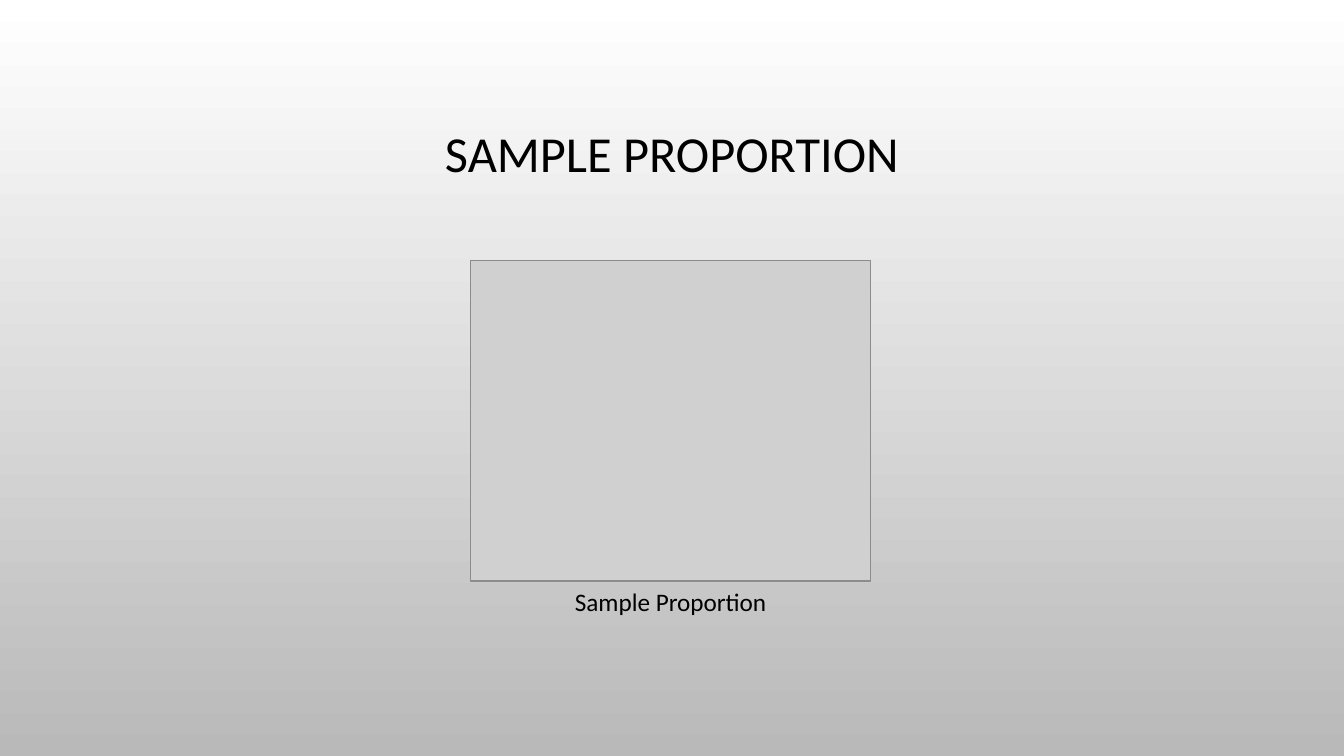
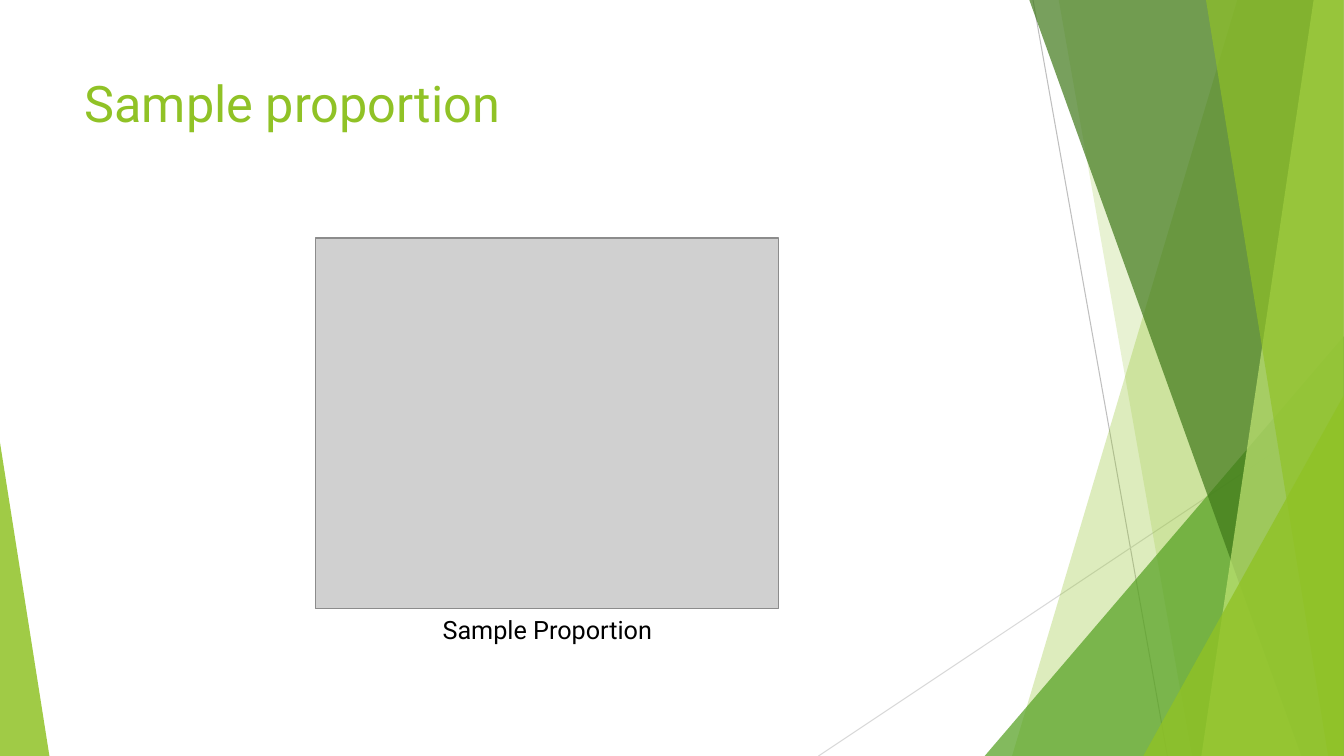
Before and after one commit to himalayahall/CUNY-DATA606, a slide deck: slide 6 of Project/Hakim-Project.pptx. Drawn at 1344x756 pixels with LibreOffice and Linux fonts; fonts in the diff are those of the drawing; grey boxes stand for pictures; background and template pictures are left out. Boxes give left, top, right and bottom in pixels: in the first picture for what was removed or moved away, otherwise in the second. Text is boxed around its words. In the diff, an @@ line names an element or a change of style, - is before the commit and + after.

```diff
--- a/Project/Hakim-Project.pptx
+++ b/Project/Hakim-Project.pptx
@@ background picture (left out) to #FFFFFF @@
@@ title "Sample proportion" at [85,84,500,133]: vertical alignment middle to top @@
@@ title at [85,84,500,133]: text changed; font Calibri to Roboto; text colour #000000 to #90C226 @@
-SAMPLE PROPORTION
+Sample proportion
@@ picture: place and size @@
-picture at [471,260,871,581]
+picture at [315,238,778,609]
@@ group added at [0,0,1344,756]: 5 freeform shapes, 3 triangles, 2 lines @@
@@ text "Sample Proportion": place and size @@
-text "Sample Proportion" at [575,593,766,615]
+text "Sample Proportion" at [443,620,652,644]
@@ text "Sample Proportion" at [443,620,652,644]: font Calibri to Roboto @@
```
Also in this commit, not shown: 15 other slides changed, 1 slide added, 1 slide removed, 2 other files.
